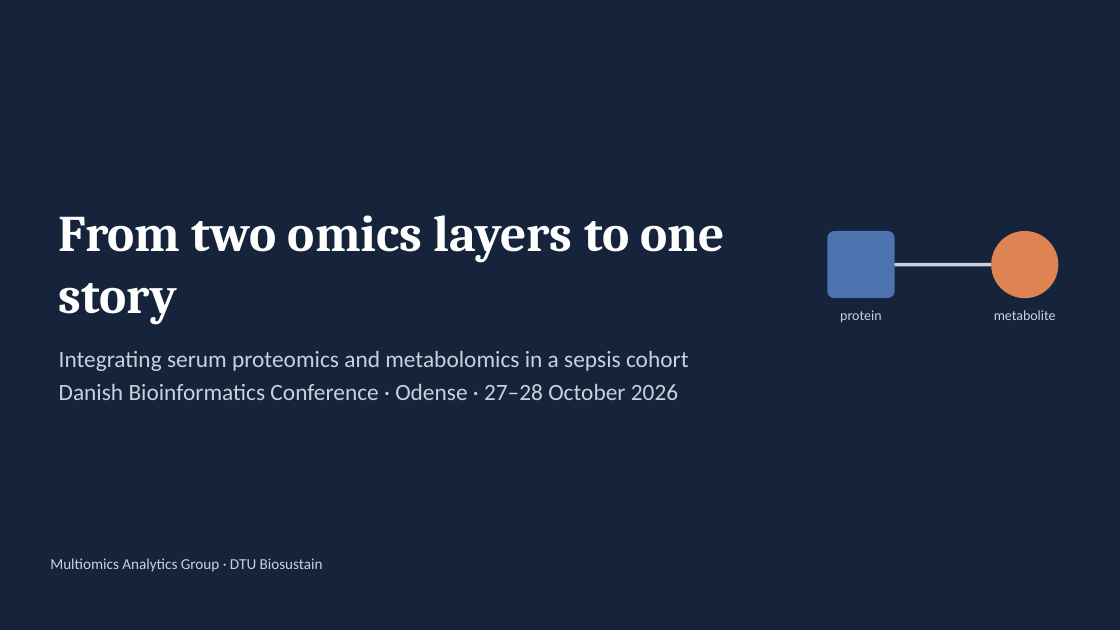
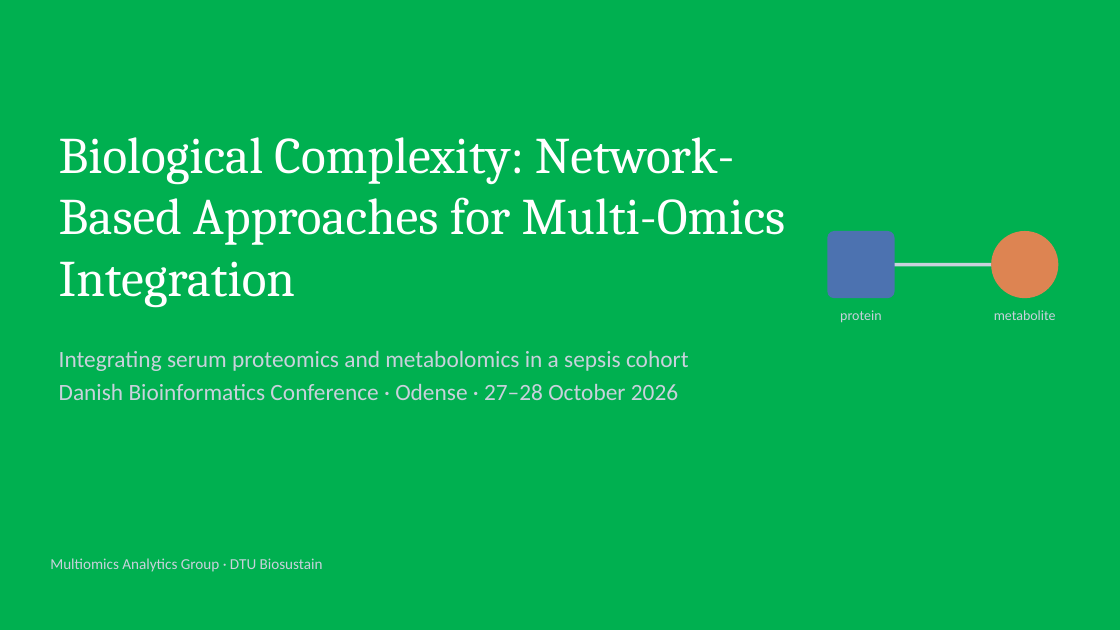
Before and after one commit to biosustain/dsp_multiomics_workshop, a slide deck: slide 1 of slides/01_workshop_introduction.pptx. Drawn at 1120x630 pixels with LibreOffice and Linux fonts; fonts in the diff are those of the drawing. Boxes give left, top, right and bottom in pixels: in the first picture for what was removed or moved away, otherwise in the second. Text is boxed around its words. In the diff, an @@ line names an element or a change of style, - is before the commit and + after.

```diff
--- a/slides/01_workshop_introduction.pptx
+++ b/slides/01_workshop_introduction.pptx
@@ background #15233B to #00B050 @@
@@ title at (59,137,786,307): text changed; bold off @@
-From two omics layers to one story
+Biological Complexity: Network-Based Approaches for Multi-Omics Integration
```
Also in this commit, not shown: 11 other slides changed, 2 slides added, 2 slides removed.
